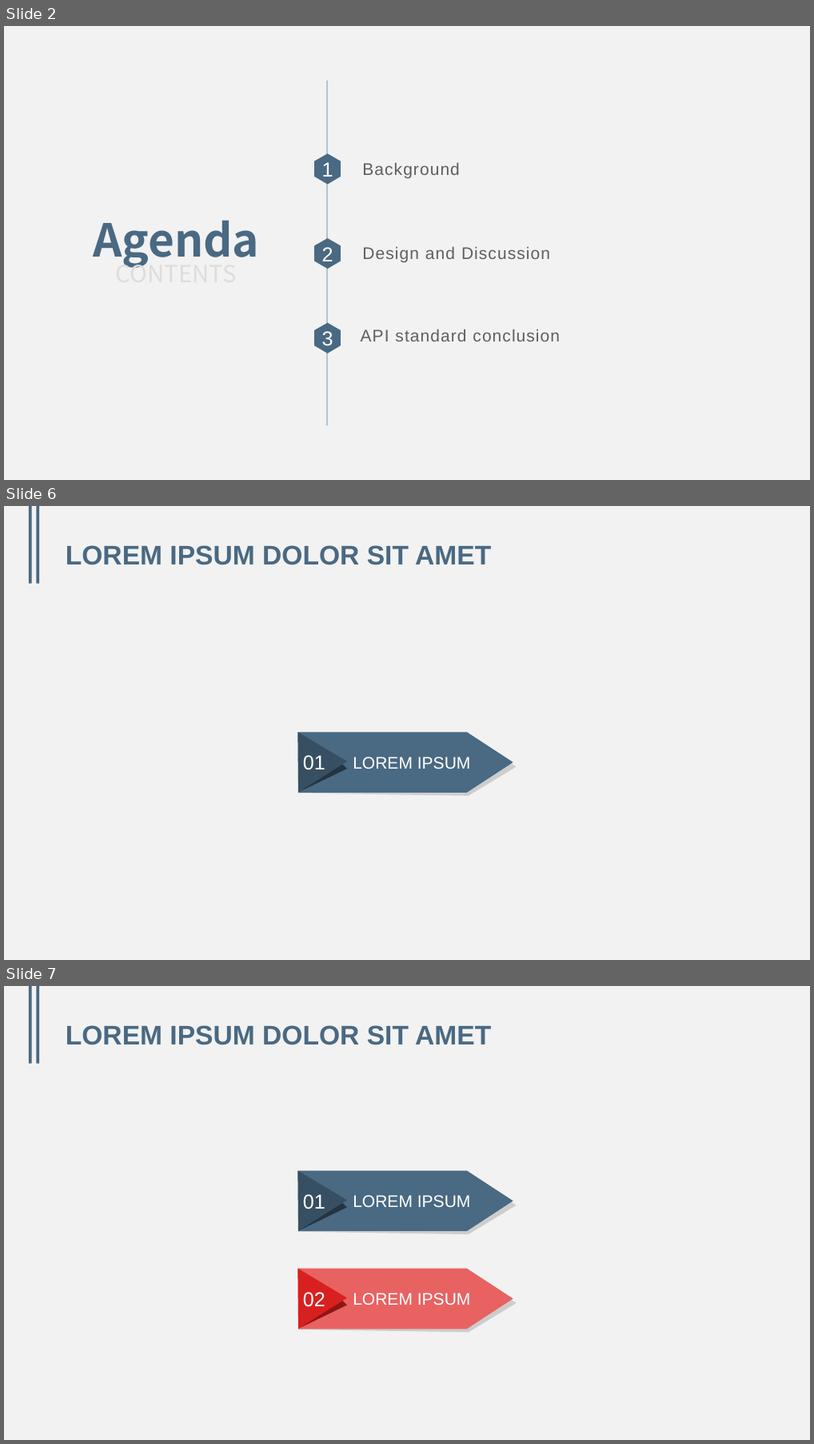
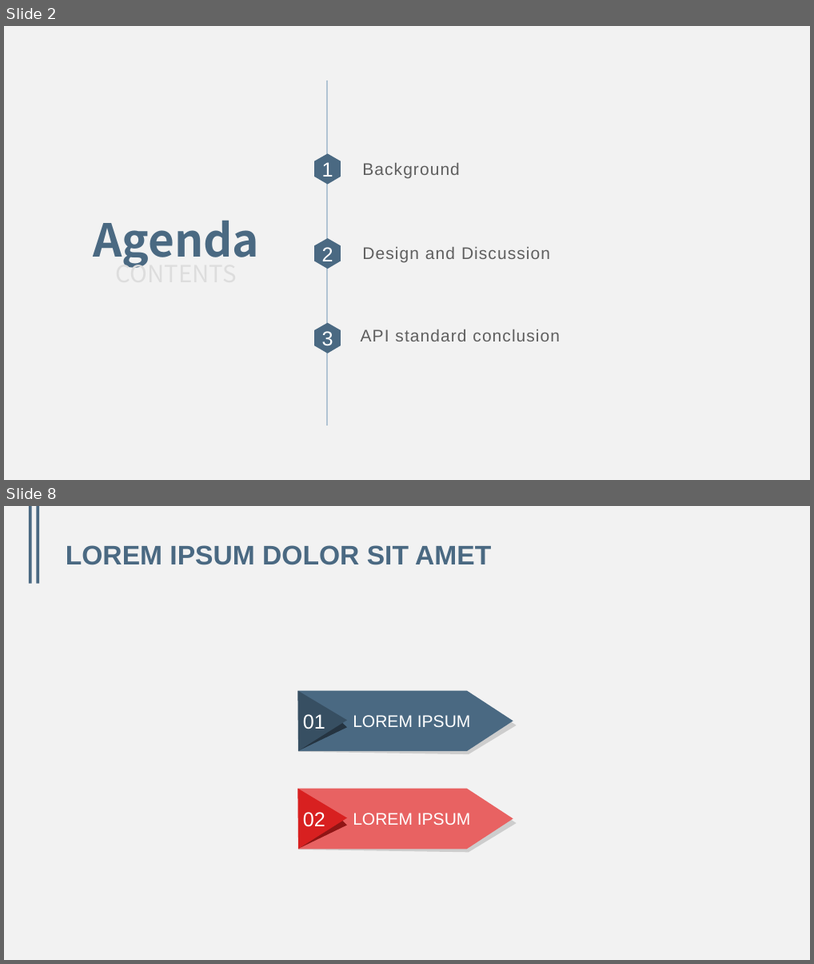
Before and after one commit to animesiki/BootstrapTheme, a slide deck: DMTP_Common_Service.pptx. Shown one above the other, each under a label of ours: slides 2, 6 and 7 before the commit, slides 2 and 8 after it; the slides between them are not shown. The pictures are 814x1444 and 814x964 pixels, drawn with LibreOffice and Linux fonts; fonts in the diff are those of the drawing. Boxes give left, top, right and bottom in pixels: in the first picture for what was removed or moved away, otherwise in the second. Text is boxed around its words. In the diff, an @@ line names an element or a change of style, - is before the commit and + after.

```diff
--- a/DMTP_Common_Service.pptx
+++ b/DMTP_Common_Service.pptx
@@ slide 6 removed at bbox=[4, 506, 810, 960], background #F2F2F2; not listed: 2 template elements that a slide beside it also shows @@
@@ title removed at bbox=[66, 545, 491, 565] @@
-LOREM IPSUM DOLOR SIT AMET
@@ group removed at bbox=[298, 732, 517, 796]: 3 freeform shapes, 1 pentagon arrow @@
-LOREM IPSUM
-01
@@ what was slide 7 is now slide 8 @@
```
Also in this commit, not shown: 1 slide changed, 4 slides added, 2 other slides removed.
